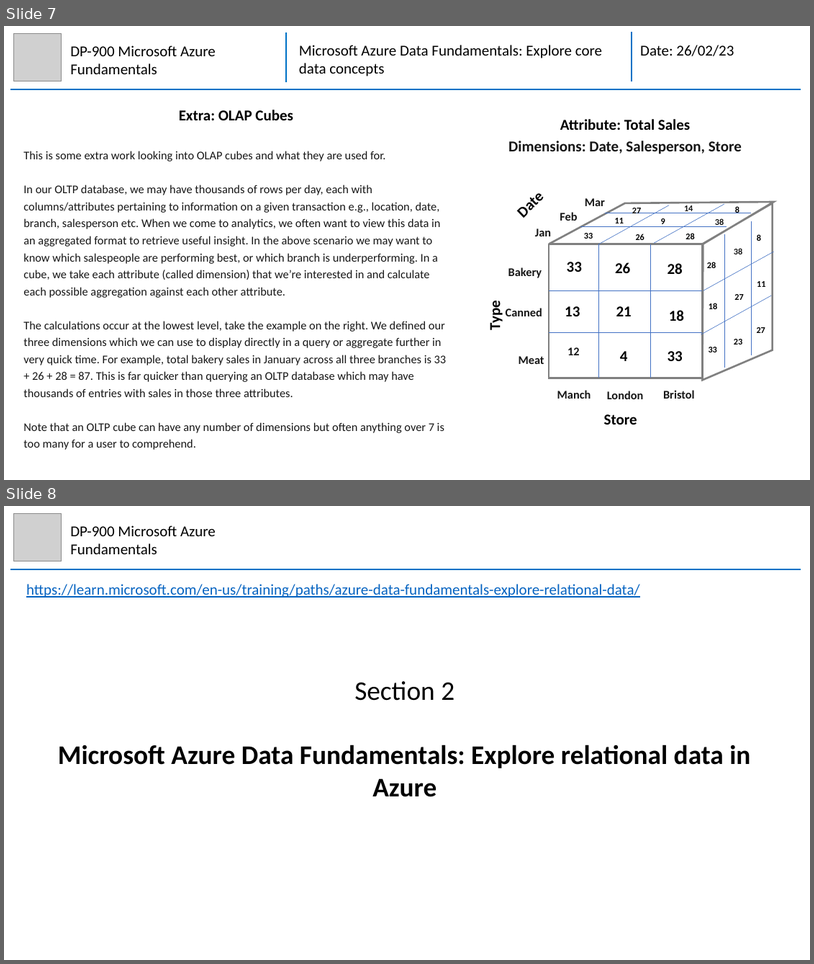
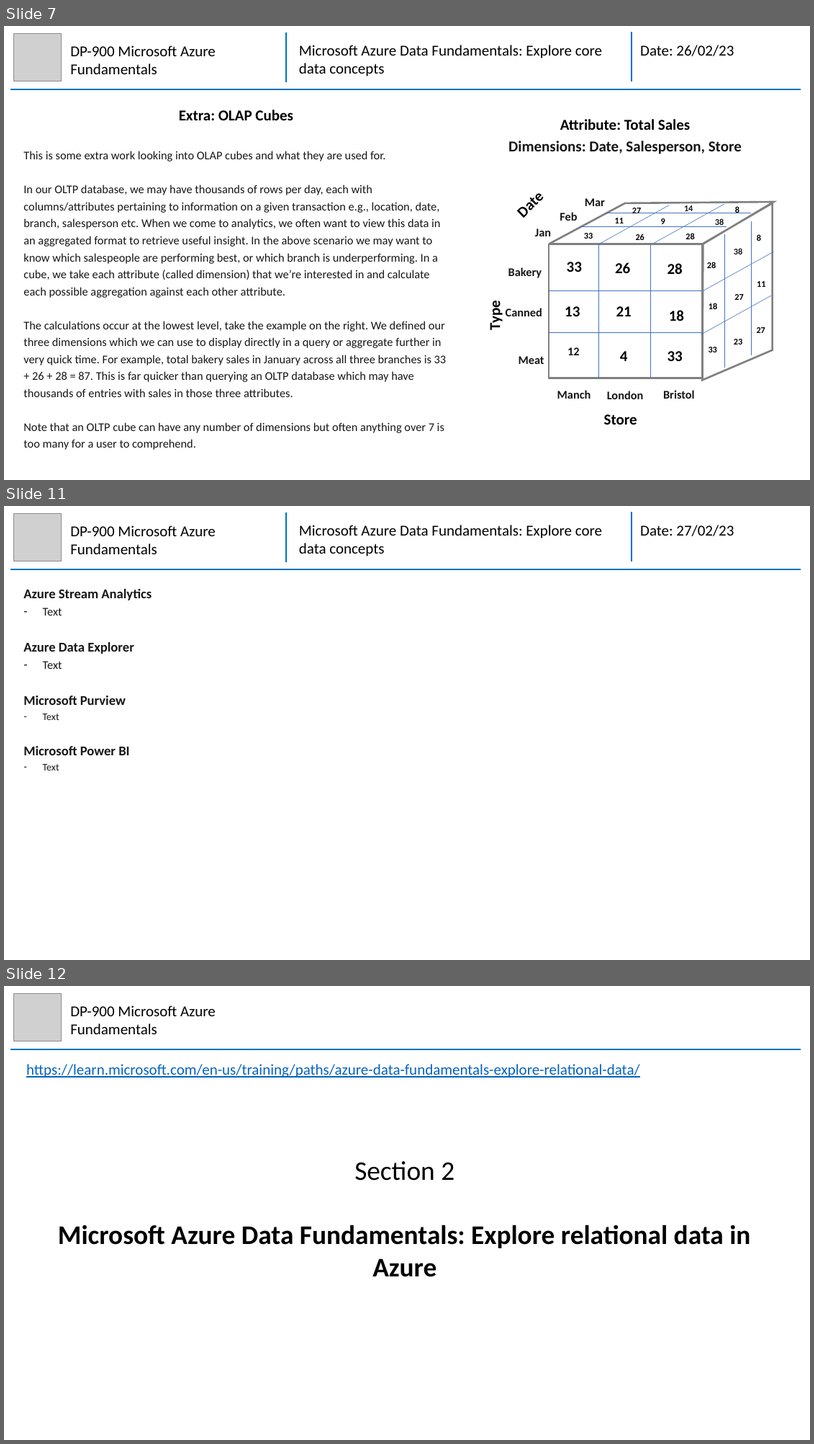
Before and after one commit to mhaythornthwaite/Testing_ML_Algorithms, a slide deck: Azure_DP-900_Fundamentals/MJH_DP-900_Azure_Fundamentals_Notes.pptx. Shown one above the other, each under a label of ours: slides 7 and 8 before the commit, slides 7, 11 and 12 after it; the slides between them are not shown. The pictures are 814x964 and 814x1444 pixels, drawn with LibreOffice and Linux fonts; fonts in the diff are those of the drawing; grey boxes stand for pictures. Boxes give left, top, right and bottom in pixels: in the first picture for what was removed or moved away, otherwise in the second. Text is boxed around its words. In the diff, an @@ line names an element or a change of style, - is before the commit and + after.

```diff
--- a/Azure_DP-900_Fundamentals/MJH_DP-900_Azure_Fundamentals_Notes.pptx
+++ b/Azure_DP-900_Fundamentals/MJH_DP-900_Azure_Fundamentals_Notes.pptx
@@ slide 11 added at <box>4,506,810,960</box>, background #FFFFFF @@
@@ picture added at <box>13,513,62,561</box> @@
@@ text added at <box>70,525,216,554</box>, 18 pt, text #000000 @@
+DP-900 Microsoft Azure Fundamentals
@@ group added at <box>10,512,801,569</box>: 3 lines, 2 texts @@
+Microsoft Azure Data Fundamentals: Explore core data concepts
+Date: 27/02/23
@@ text added at <box>23,589,152,770</box>, 16 pt, text #161616, bold @@
+Azure Stream Analytics
+– Text
+Azure Data Explorer
+– Text
+Microsoft Purview
+– Text
+Microsoft Power BI
+– Text
@@ what was slide 8 is now slide 12 @@
```
Also in this commit, not shown: 1 slide changed, 3 other slides added.
